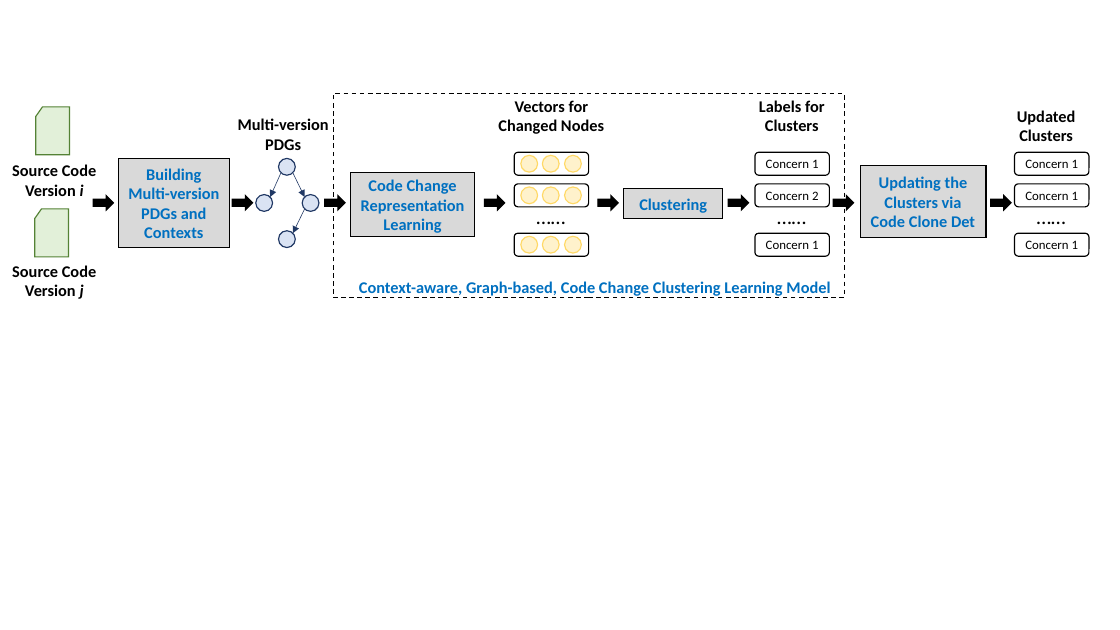
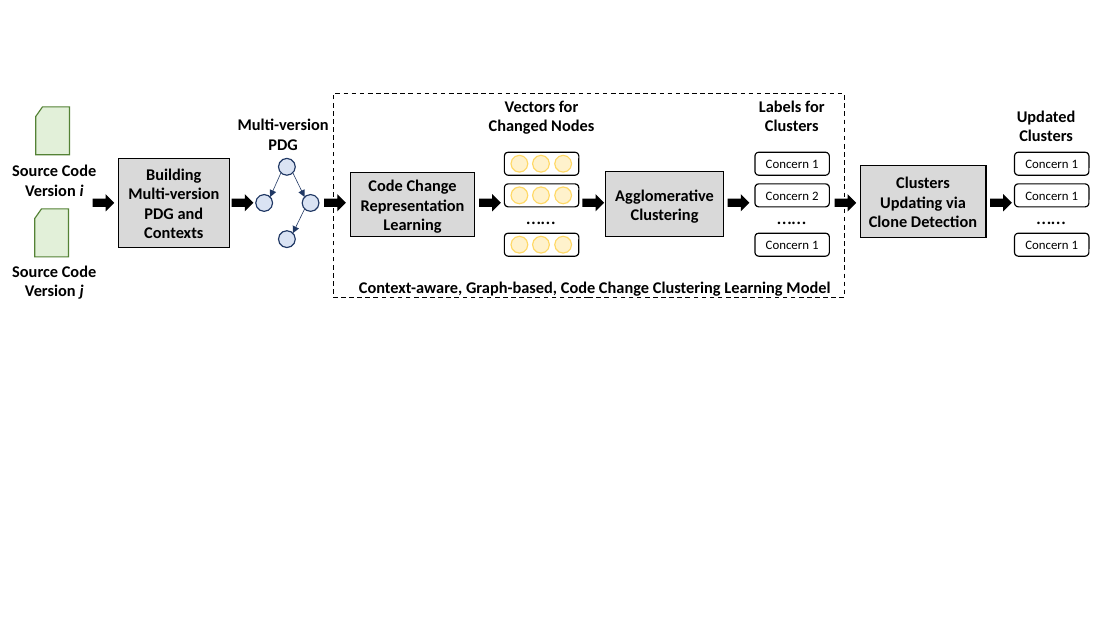
Before and after one commit to tien-n-nguyen/untangle, a slide deck: slide 6 of figures/Figures-Yi.pptx. Drawn at 1120x630 pixels with LibreOffice and Linux fonts; fonts in the diff are those of the drawing. Boxes give left, top, right and bottom in pixels: in the first picture for what was removed or moved away, otherwise in the second. Text is boxed around its words. In the diff, an @@ line names an element or a change of style, - is before the commit and + after.

```diff
--- a/figures/Figures-Yi.pptx
+++ b/figures/Figures-Yi.pptx
@@ text at bbox=[238, 118, 329, 150]: text changed @@
-Multi-version PDGs
+Multi-version PDG
@@ text in rounded rectangle at bbox=[128, 168, 219, 238]: text changed; text colour #0070C0 to #000000 @@
-Building Multi-version PDGs and Contexts
+Building Multi-version PDG and Contexts
@@ rounded rectangle "Code Change Representation Learning" at bbox=[350, 173, 475, 237]: text colour #0070C0 to #000000 @@
@@ rounded rectangle "Agglomerative Clustering": place and size @@
-rounded rectangle "Agglomerative Clustering" at bbox=[624, 189, 723, 219]
+rounded rectangle "Agglomerative Clustering" at bbox=[606, 172, 723, 237]
@@ text in rounded rectangle at bbox=[869, 176, 977, 227]: text changed; text colour #0070C0 to #000000 @@
-Updating the Clusters via Code Clone Det
+Clusters Updating via Clone Detection
@@ right arrow: place and size @@
-right arrow at bbox=[485, 196, 505, 210]
+right arrow at bbox=[480, 196, 500, 210]
@@ 9 ellipses, 3 rounded rectangles, 2 texts: place and size @@
-9 ellipses, 3 rounded rectangles, 2 texts at bbox=[498, 100, 607, 256]
+9 ellipses, 3 rounded rectangles, 2 texts at bbox=[489, 100, 597, 256]
@@ right arrow: place and size @@
-right arrow at bbox=[598, 196, 618, 210]
+right arrow at bbox=[583, 196, 603, 210]
@@ text in rounded rectangle at bbox=[615, 189, 714, 223]: text changed; text colour #0070C0 to #000000 @@
-Clustering
+Agglomerative Clustering
@@ text "Context-aware, Graph-based, Code Change Clustering ..." at bbox=[359, 281, 830, 298]: text colour #0070C0 to #000000 @@
```
Also in this commit, not shown: 2 other files.
